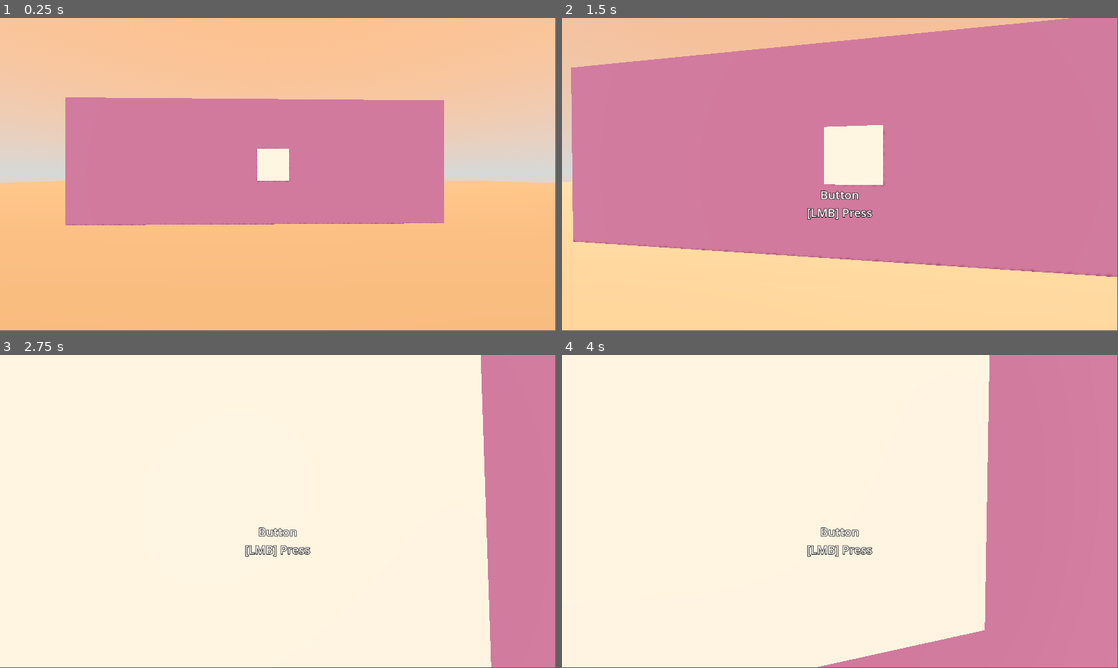
Above: before the commit, frames 1-4 (two rows, left to right).
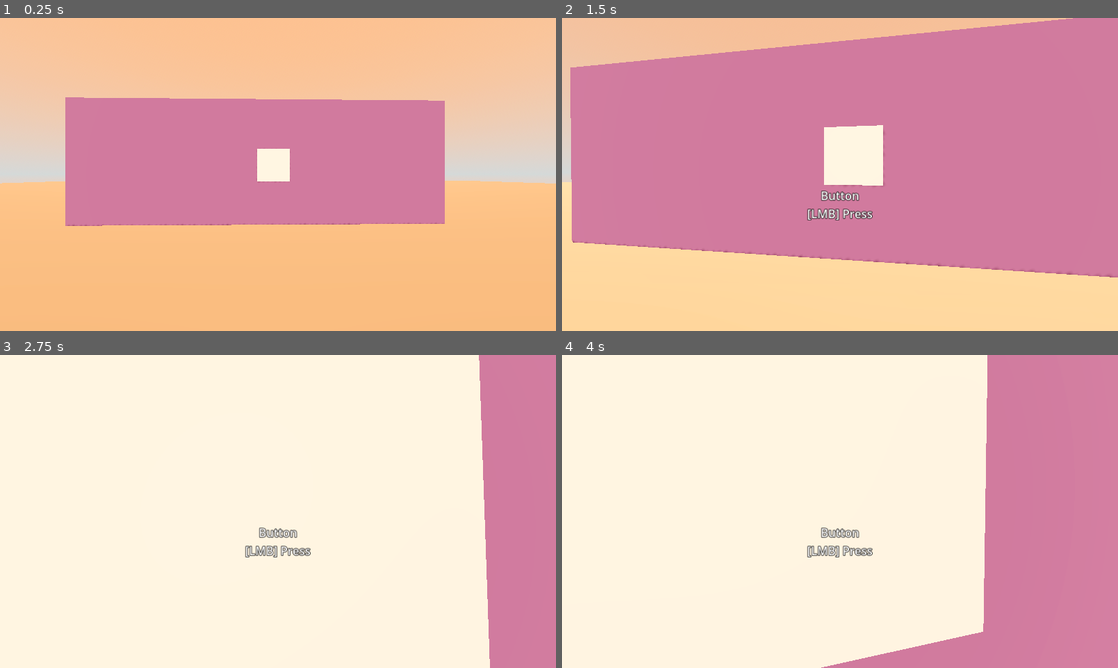
Above: after the commit, the same moments.

Repository: kurushimee/hinter
Game: Godot game, scene res://scenes/levels/gym.tscn
The game is run twice, just before and just after one commit, with the same random seed, the same clock (stepped at 60 frames per second) and the same inputs.
Inputs (mouse positions are in pixels of both pictures, inside the frame that each line leads up to):
- Up to frame 1 (0.25 s): no input
- Up to frame 2 (1.5 s): tap Enter at 0.5 s; move the mouse to (867, 171) at 0.52 s; hold W (move_forward) from 0.53 s (still down); click (867, 171) at 0.6 s; move the mouse to (812, 174) at 1.27 s; click (812, 174) at 1.35 s
- Up to frame 3 (2.75 s): keep holding W (move_forward); move the mouse to (289, 505) at 2.02 s; click (289, 505) at 2.1 s
- Up to frame 4 (4 s): keep holding W (move_forward); move the mouse to (834, 514) at 2.77 s; click (834, 514) at 2.85 s; tap Space at 3.5 s; move the mouse to (878, 514) at 3.52 s; click (878, 514) at 3.6 s
In our replay, the window is 799x449 before the commit and 800x450 after it. These sizes can differ from the game's own. Grey fills any space a smaller window leaves; there, only what the larger window draws over its background counts as a difference.

The runs differ from the first frame. In frame 1, 0.3% of the frame differs, in the area x 0-100%, y 0-67%; in frame 2, 1.1%; in frame 3, 0.9%; in frame 4, 1.1%, in the area x 44-100%, y 0-100%.

Commit message:
Tweak game window

Diff:
--- a/project.godot
+++ b/project.godot
@@ -14,6 +14,12 @@
 run/main_scene="res://scenes/levels/gym.tscn"
 config/features=PackedStringArray("4.3", "Forward Plus")
 config/icon="res://icon.svg"
+
+[display]
+
+window/size/resizable=false
+window/stretch/mode="canvas_items"
+window/stretch/aspect="expand"
 
 [input]
 
